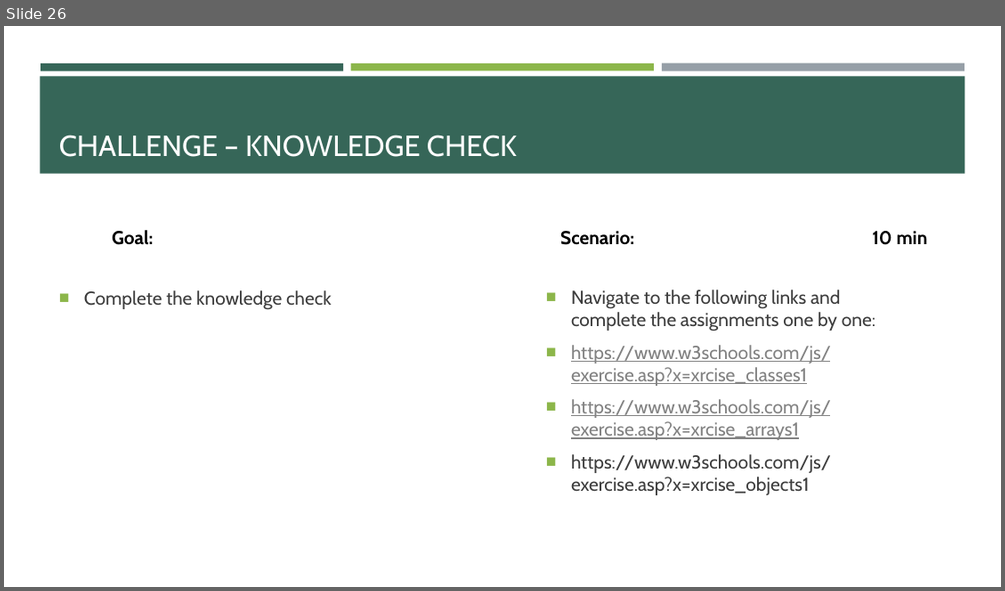
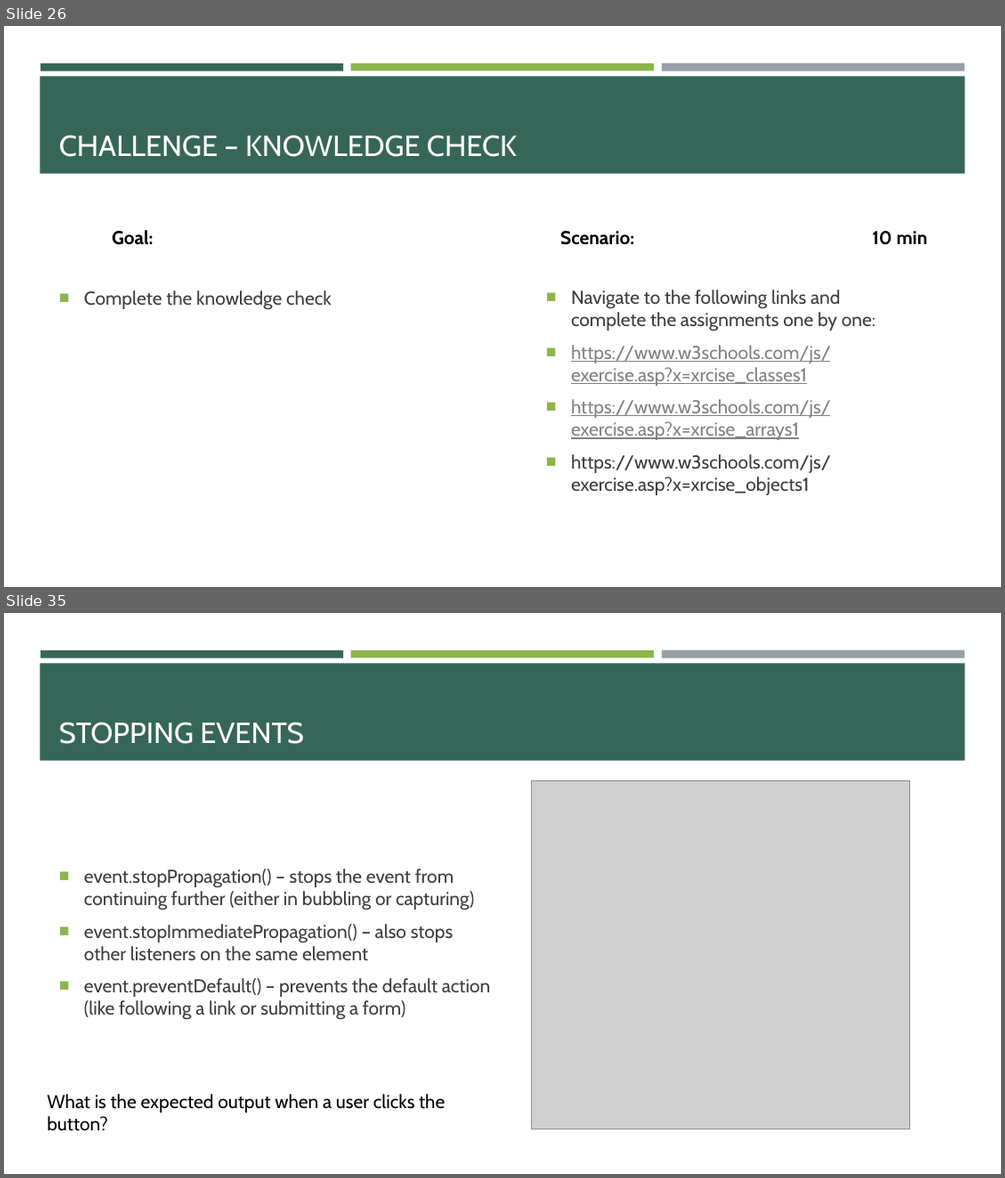
Before and after one commit to e-m-wilson/SNOW, a slide deck: Week_1/004-JavaScript/JavaScript.pptx. Shown one above the other, each under a label of ours: slide 26 before the commit, slides 26 and 35 after it; the slides between them are not shown. The pictures are 1005x591 and 1005x1178 pixels, drawn with LibreOffice and Linux fonts; fonts in the diff are those of the drawing; grey boxes stand for pictures. Boxes give left, top, right and bottom in pixels: in the first picture for what was removed or moved away, otherwise in the second. Text is boxed around its words. In the diff, an @@ line names an element or a change of style, - is before the commit and + after.

```diff
--- a/Week_1/004-JavaScript/JavaScript.pptx
+++ b/Week_1/004-JavaScript/JavaScript.pptx
@@ slide 35 added at (4, 613, 1001, 1174), background #FFFFFF; not listed: 4 template elements that a slide beside it also shows @@
@@ title added at (59, 722, 304, 744), 28 pt, text #FFFFFF @@
+STOPPING EVENTS
@@ picture added at (532, 780, 909, 1130) @@
@@ text added at (84, 868, 490, 1020), 18 pt, text #3D3D3D @@
+■ event.stopPropagation() – stops the event from continuing further (either in bubbling or capturing)
+■ event.stopImmediatePropagation() – also stops other listeners on the same element
+■ event.preventDefault() – prevents the default action (like following a link or submitting a form)
@@ text added at (47, 1094, 445, 1112), 18 pt, text #000000 @@
+What is the expected output when a user clicks the button?
```
Also in this commit, not shown: 1 slide changed, 20 other slides added, 1 other file.
